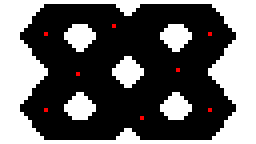
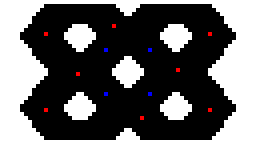
Layered file, before and after one edit (256 × 144). Changes by layer:
painted on "Layer 2" over [104, 48, 152, 96]
